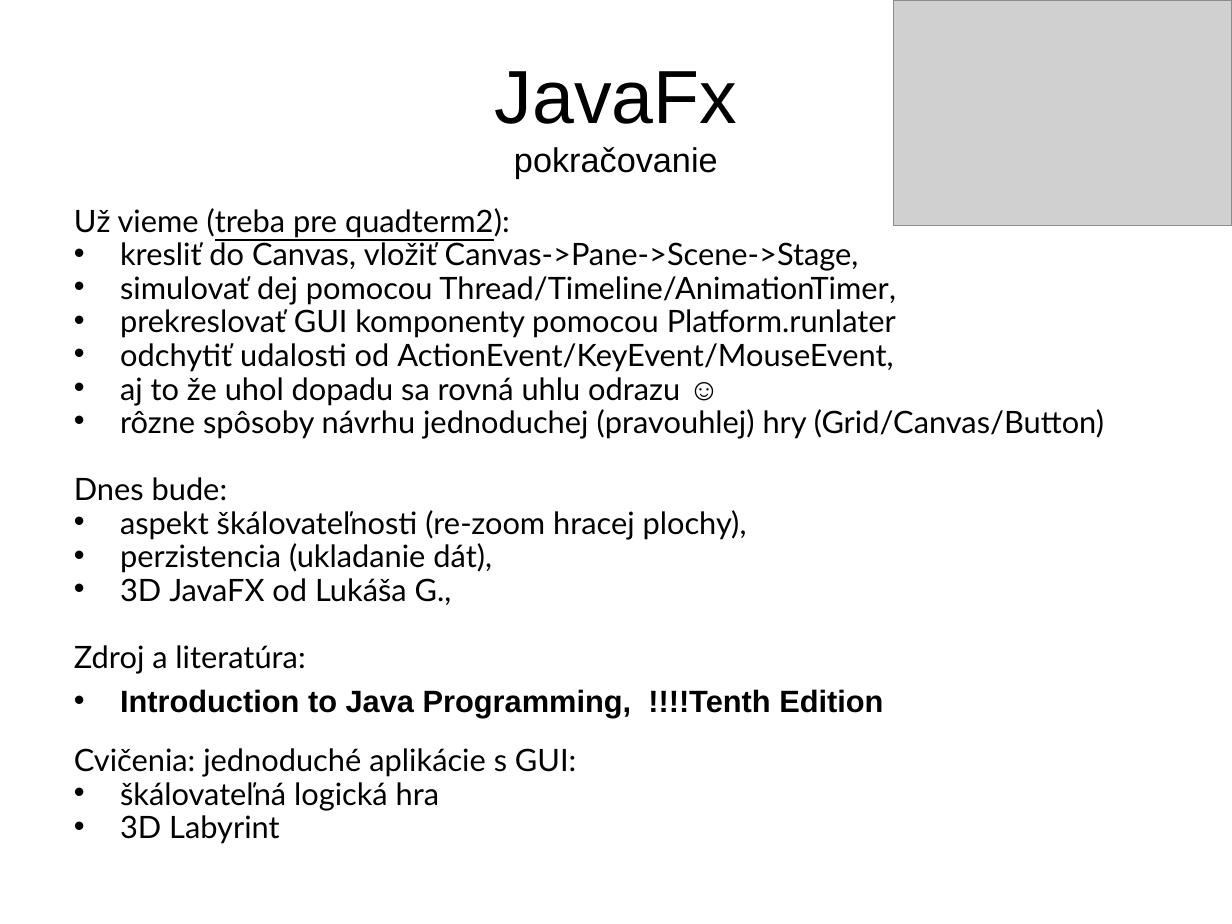
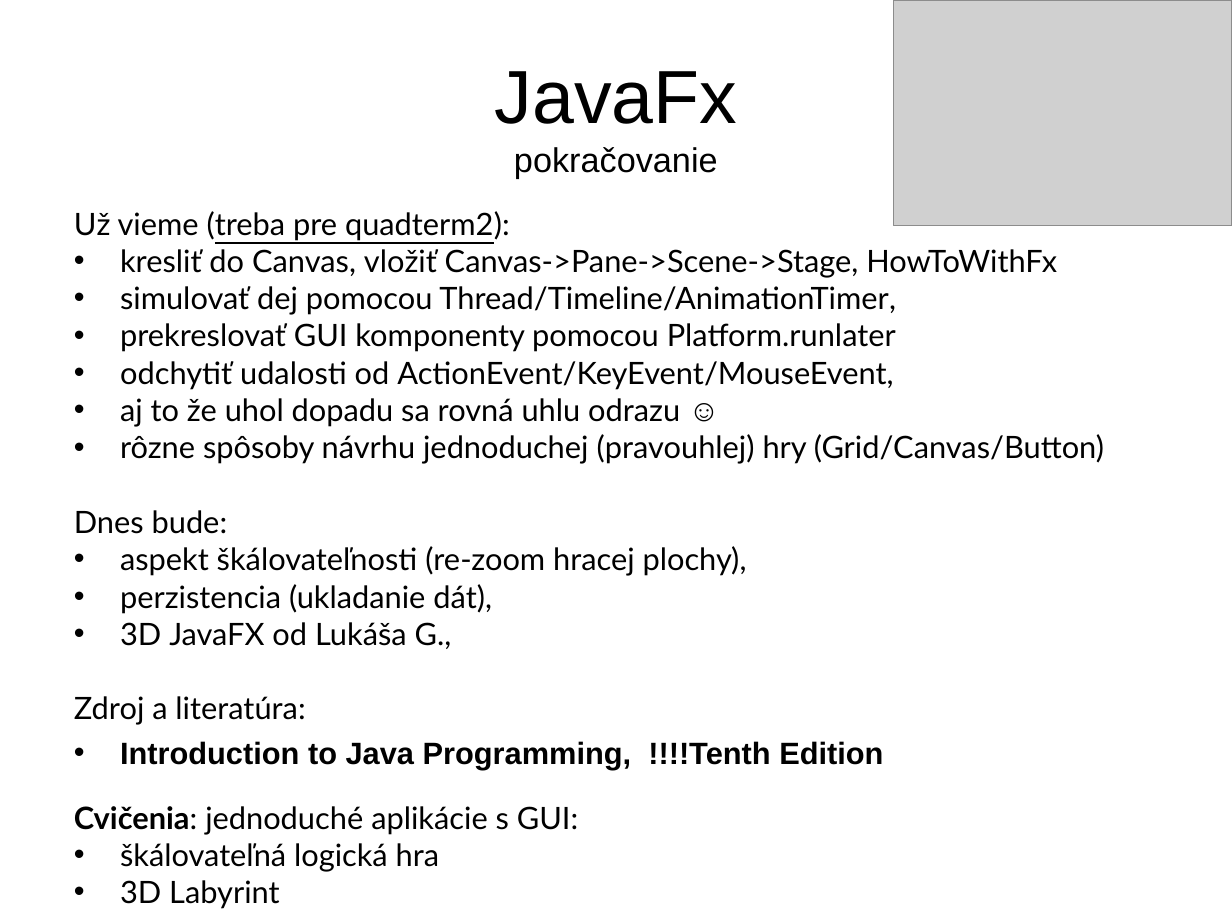
Before and after one commit to Programovanie4/Prednasky, a slide deck: slide 8 of 12/12_java.ppt. Drawn at 1232x924 pixels with LibreOffice and Linux fonts; fonts in the diff are those of the drawing; grey boxes stand for pictures. Boxes give left, top, right and bottom in pixels: in the first picture for what was removed or moved away, otherwise in the second. Text is boxed around its words. In the diff, an @@ line names an element or a change of style, - is before the commit and + after.

```diff
--- a/12/12_java.ppt
+++ b/12/12_java.ppt
@@ text at (x1=74, y1=211, x2=1104, y2=909): bold on in "Cvičenia:"; line spacing 0.7 to 0.8 @@
@@ text at (x1=120, y1=249, x2=1057, y2=278): text changed @@
-• kresliť do Canvas, vložiť Canvas->Pane->Scene->Stage,
+• kresliť do Canvas, vložiť Canvas->Pane->Scene->Stage, HowToWithFx
```
Also in this commit, not shown: 14 other slides changed, 2 slides added, 1 slide removed, 1 other file.
